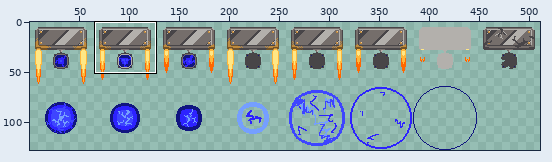
Sprite sheet, stored at SilverGirlStrike/Assets/Resource/CharacterGraphics/sparkBomb.png. Above, an overview of the earlier version with the close-up marked.
Close-up. Before the commit:
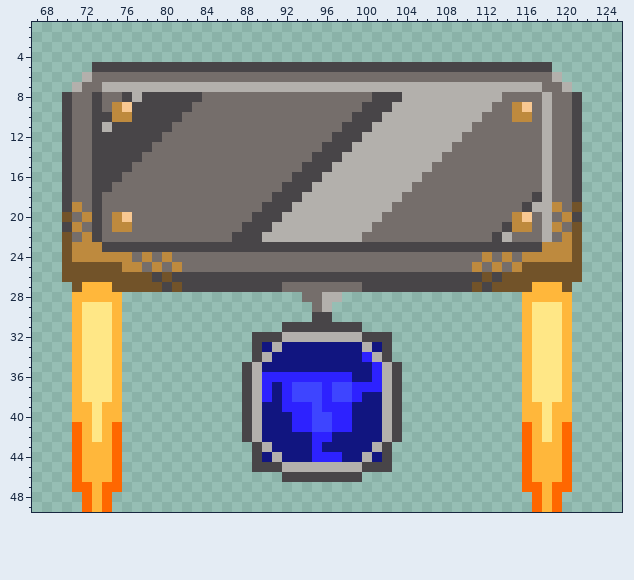
The file is 512x128 pixels. Shown: x 67..125, y 1..49. The wide view leaves out empty margins. The commit also changed other parts of the picture, which this record leaves out.
After the commit:
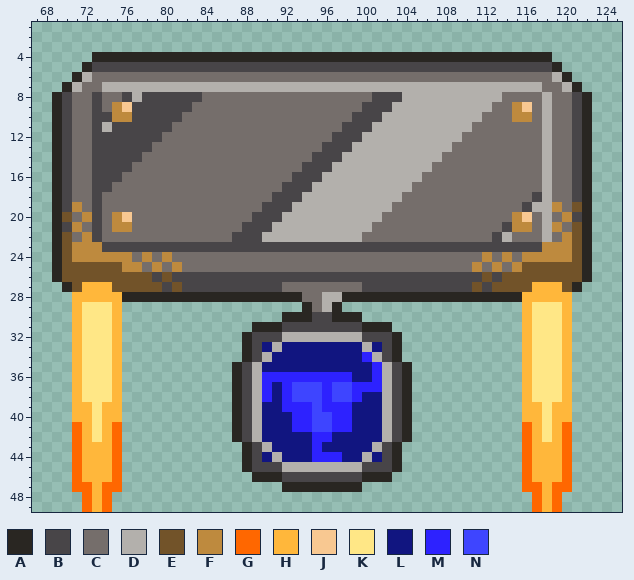
Palette (. is transparent): A #292622  B #484548  C #756e6b  D #b3b0ac  E #725329  F #be8a3e  G #ff6700  H #ffb73b  J #f8c891  K #ffe786  L #111580  M #2d22ff  N #3e45ff
Edits made:
@@ x 67..125 @@
  3 ...........................................................
- 4 ...........................................................
- 5 ......BBBBBBBBBBBBBBBBBBBBBBBBBBBBBBBBBBBBBBBBBBBBBB.......
- 6 .....DCCCCCCCCCCCCCCCCCCCCCCCCCCCCCCCCCCCCCCCCCCCCCCD......
- 7 ....DCCDDDDDDDDDDDDDDDDDDDDDDDDDDDDDDDDDDDDDDDDDDDDCCD.....
- 8 ...BCCBCCBDBBBBBBCCCCCCCCCCCCCCCCCBBBDDDDDDDDDDCCCCDCCB....
- 9 ...BCCBCFJBBBBBBCCCCCCCCCCCCCCCCCBBBDDDDDDDDDDCCFJCDCCB....
-10 ...BCCBBFFBBBBBCCCCCCCCCCCCCCCCCBBBDDDDDDDDDDCCCFFCDCCB....
-11 ...BCCBDBBBBBBCCCCCCCCCCCCCCCCCBBBDDDDDDDDDDCCCCCCCDCCB....
-12 ...BCCBBBBBBBCCCCCCCCCCCCCCCCCBBBDDDDDDDDDDCCCCCCCCDCCB....
-13 ...BCCBBBBBBCCCCCCCCCCCCCCCCCBBBDDDDDDDDDDCCCCCCCCCDCCB....
-14 ...BCCBBBBBCCCCCCCCCCCCCCCCCBBBDDDDDDDDDDCCCCCCCCCCDCCB....
-15 ...BCCBBBBCCCCCCCCCCCCCCCCCBBBDDDDDDDDDDCCCCCCCCCCCDCCB....
-16 ...BCCBBBCCCCCCCCCCCCCCCCCBBBDDDDDDDDDDCCCCCCCCCCCCDCCB....
-17 ...BCCBBCCCCCCCCCCCCCCCCCBBBDDDDDDDDDDCCCCCCCCCCCCCDCCB....
-18 ...BCCBCCCCCCCCCCCCCCCCCBBBDDDDDDDDDDCCCCCCCCCCCCCBDCCB....
-19 ...BFCBCCCCCCCCCCCCCCCCBBBDDDDDDDDDDCCCCCCCCCCCCCBDDFCE....
-20 ...ECFBCFJCCCCCCCCCCCCBBBDDDDDDDDDDCCCCCCCCCCCCCFJCDCFB....
-21 ...BFCBCFFCCCCCCCCCCCBBBDDDDDDDDDDCCCCCCCCCCCCCBFFCDFCE....
-22 ...ECFBCCCCCCCCCCCCCBBBDDDDDDDDDDCCCCCCCCCCCCCBDCCCDCFE....
-23 ...EFFFBBBBBBBBBBBBBBBBBBBBBBBBBBBBBBBBBBBBBBBBBBBBFFFE....
-24 ...EFFFFFFCFCFCCCCCCCCCCCCCCCCCCCCCCCCCCCCCCCFCFCFFFFFE....
-25 ...EEEEEEFFCFCFCCCCCCCCCCCCCCCCCCCCCCCCCCCCCFCFCFEEEEEE....
-26 ...EEEEEEEEEBEBBBBBBBBBBBBBBBBBBBBBBBBBBBBBBBEBEEEEEEEE....
-27 ....EHHHEEEEEBEBBBBBBBBBBCCCCCCCCBBBBBBBBBBBEBEEEEHHHE.....
-28 ....HHHHH..................CCDD..................HHHHH.....
-29 ....HKKKH...................CD...................HKKKH.....
-30 ....HKKKH...................BB...................HKKKH.....
-31 ....HKKKH................BBBBBBBB................HKKKH.....
-32 ....HKKKH.............BBBDDDDDDDDBBB.............HKKKH.....
-33 ....HKKKH.............BLDLLLLLLLLDLB.............HKKKH.....
-34 ....HKKKH.............BDLLLLLLLLLMDB.............HKKKH.....
-35 ....HKKKH............BDLLLLLLLLLLLMDB............HKKKH.....
-36 ....HKKKH............BDMMMMMMMMMLLMDB............HKKKH.....
-37 ....HKKKH............BDMLMNNNMNNMMMDB............HKKKH.....
-38 ....HKKKH............BDMLMNNNMNNMLLDB............HKKKH.....
-39 ....HHKHH............BDLLMMMNMMMLLLDB............HHKHH.....
-40 ....HHKHH............BDLLLMMNNMMLLLDB............HHKHH.....
-41 ....GHKHG............BDLLLMMNNMMLLLDB............GHKHG.....
-42 ....GHKHG............BDLLLLLMMLLLLLDB............GHKHG.....
-43 ....GHHHG.............BDLLLLMLLLLLDB.............GHHHG.....
-44 ....GHHHG.............BLDLLLMMMLLDLB.............GHHHG.....
-45 ....GHHHG.............BBBDDDDDDDDBBB.............GHHHG.....
-46 ....GHHHG................BBBBBBBB................GHHHG.....
-47 ....GGHGG........................................GGHGG.....
+ 4 ......AAAAAAAAAAAAAAAAAAAAAAAAAAAAAAAAAAAAAAAAAAAAAA.......
+ 5 .....ABBBBBBBBBBBBBBBBBBBBBBBBBBBBBBBBBBBBBBBBBBBBBBA......
+ 6 ....ADCCCCCCCCCCCCCCCCCCCCCCCCCCCCCCCCCCCCCCCCCCCCCCDA.....
+ 7 ...ADCCDDDDDDDDDDDDDDDDDDDDDDDDDDDDDDDDDDDDDDDDDDDDCCDA....
+ 8 ..ABCCBCCBDBBBBBBCCCCCCCCCCCCCCCCCBBBDDDDDDDDDDCCCCDCCBA...
+ 9 ..ABCCBCFJBBBBBBCCCCCCCCCCCCCCCCCBBBDDDDDDDDDDCCFJCDCCBA...
+10 ..ABCCBBFFBBBBBCCCCCCCCCCCCCCCCCBBBDDDDDDDDDDCCCFFCDCCBA...
+11 ..ABCCBDBBBBBBCCCCCCCCCCCCCCCCCBBBDDDDDDDDDDCCCCCCCDCCBA...
+12 ..ABCCBBBBBBBCCCCCCCCCCCCCCCCCBBBDDDDDDDDDDCCCCCCCCDCCBA...
+13 ..ABCCBBBBBBCCCCCCCCCCCCCCCCCBBBDDDDDDDDDDCCCCCCCCCDCCBA...
+14 ..ABCCBBBBBCCCCCCCCCCCCCCCCCBBBDDDDDDDDDDCCCCCCCCCCDCCBA...
+15 ..ABCCBBBBCCCCCCCCCCCCCCCCCBBBDDDDDDDDDDCCCCCCCCCCCDCCBA...
+16 ..ABCCBBBCCCCCCCCCCCCCCCCCBBBDDDDDDDDDDCCCCCCCCCCCCDCCBA...
+17 ..ABCCBBCCCCCCCCCCCCCCCCCBBBDDDDDDDDDDCCCCCCCCCCCCCDCCBA...
+18 ..ABCCBCCCCCCCCCCCCCCCCCBBBDDDDDDDDDDCCCCCCCCCCCCCBDCCBA...
+19 ..ABFCBCCCCCCCCCCCCCCCCBBBDDDDDDDDDDCCCCCCCCCCCCCBDDFCEA...
+20 ..AECFBCFJCCCCCCCCCCCCBBBDDDDDDDDDDCCCCCCCCCCCCCFJCDCFBA...
+21 ..ABFCBCFFCCCCCCCCCCCBBBDDDDDDDDDDCCCCCCCCCCCCCBFFCDFCEA...
+22 ..AECFBCCCCCCCCCCCCCBBBDDDDDDDDDDCCCCCCCCCCCCCBDCCCDCFEA...
+23 ..AEFFFBBBBBBBBBBBBBBBBBBBBBBBBBBBBBBBBBBBBBBBBBBBBFFFEA...
+24 ..AEFFFFFFCFCFCCCCCCCCCCCCCCCCCCCCCCCCCCCCCCCFCFCFFFFFEA...
+25 ..AEEEEEEFFCFCFCCCCCCCCCCCCCCCCCCCCCCCCCCCCCFCFCFEEEEEEA...
+26 ..AEEEEEEEEEBEBBBBBBBBBBBBBBBBBBBBBBBBBBBBBBBEBEEEEEEEEA...
+27 ...AEHHHEEEEEBEBBBBBBBBBBCCCCCCCCBBBBBBBBBBBEBEEEEHHHEA....
+28 ....HHHHHAAAAAAAAAAAAAAAAAACCDDAAAAAAAAAAAAAAAAAAHHHHH.....
+29 ....HKKKH..................ACDA..................HKKKH.....
+30 ....HKKKH................AAABBAAA................HKKKH.....
+31 ....HKKKH.............AAABBBBBBBBAAA.............HKKKH.....
+32 ....HKKKH............ABBBDDDDDDDDBBBA............HKKKH.....
+33 ....HKKKH............ABLDLLLLLLLLDLBA............HKKKH.....
+34 ....HKKKH............ABDLLLLLLLLLMDBA............HKKKH.....
+35 ....HKKKH...........ABDLLLLLLLLLLLMDBA...........HKKKH.....
+36 ....HKKKH...........ABDMMMMMMMMMLLMDBA...........HKKKH.....
+37 ....HKKKH...........ABDMLMNNNMNNMMMDBA...........HKKKH.....
+38 ....HKKKH...........ABDMLMNNNMNNMLLDBA...........HKKKH.....
+39 ....HHKHH...........ABDLLMMMNMMMLLLDBA...........HHKHH.....
+40 ....HHKHH...........ABDLLLMMNNMMLLLDBA...........HHKHH.....
+41 ....GHKHG...........ABDLLLMMNNMMLLLDBA...........GHKHG.....
+42 ....GHKHG...........ABDLLLLLMMLLLLLDBA...........GHKHG.....
+43 ....GHHHG............ABDLLLLMLLLLLDBA............GHHHG.....
+44 ....GHHHG............ABLDLLLMMMLLDLBA............GHHHG.....
+45 ....GHHHG............ABBBDDDDDDDDBBBA............GHHHG.....
+46 ....GHHHG.............AAABBBBBBBBAAA.............GHHHG.....
+47 ....GGHGG................AAAAAAAA................GGHGG.....
 48 .....GHG..........................................GHG......
Pixel boxes of the changes (left, top, right, bottom) in both close-ups:
added: (52, 52, 592, 292)
added: (122, 292, 522, 492)
